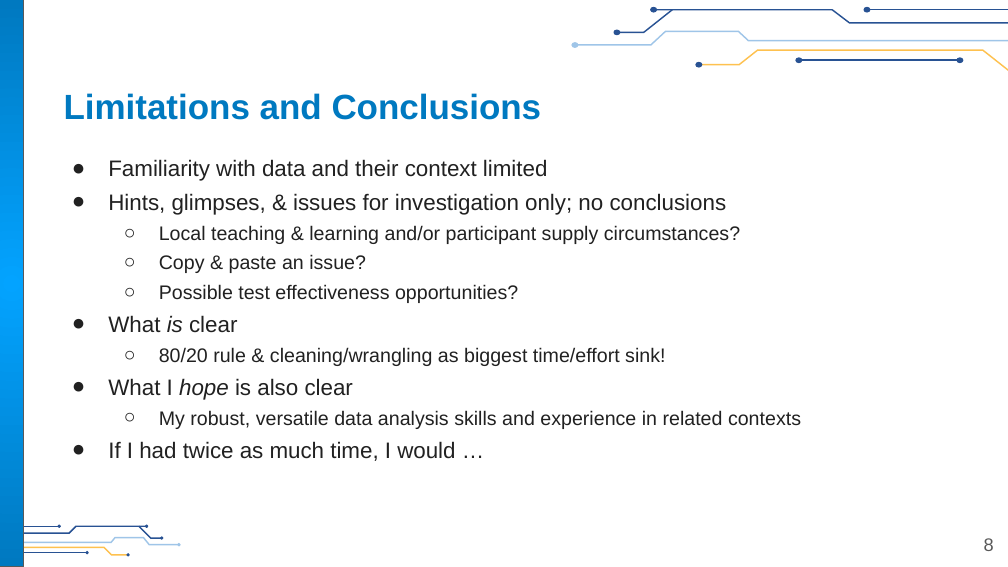
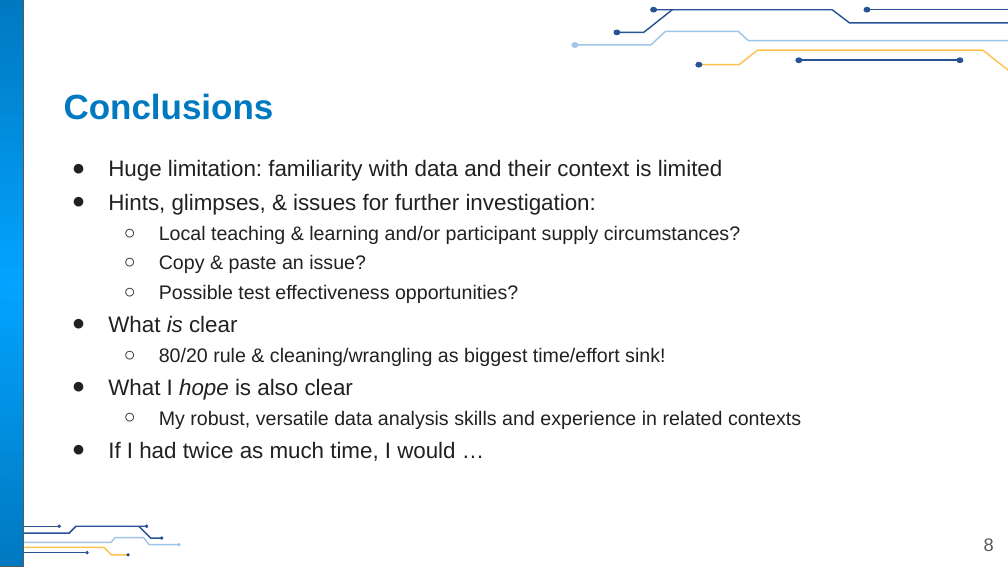
Before and after one commit to flipsmash/PS_demo, a slide deck: slide 8 of Presentation/Finnegan_Sr_Mgr_Learner_Eval&Analytics_Thought_Exercise.pptx. Drawn at 1008x567 pixels with LibreOffice and Linux fonts; fonts in the diff are those of the drawing; background and template pictures are left out. Boxes give left, top, right and bottom in pixels: in the first picture for what was removed or moved away, otherwise in the second. Text is boxed around its words. In the diff, an @@ line names an element or a change of style, - is before the commit and + after.

Commit message:
Final final presentation changes

```diff
--- a/Presentation/Finnegan_Sr_Mgr_Learner_Eval&Analytics_Thought_Exercise.pptx
+++ b/Presentation/Finnegan_Sr_Mgr_Learner_Eval&Analytics_Thought_Exercise.pptx
@@ title at (64,93,274,120): text changed @@
-Limitations and Conclusions
+Conclusions
@@ text at (108,159,722,215): text changed @@
-● Familiarity with data and their context limited
-● Hints, glimpses, & issues for investigation only; no conclusions
+● Huge limitation: familiarity with data and their context is limited
+● Hints, glimpses, & issues for further investigation:
```
Also in this commit, not shown: 2 other slides changed.
